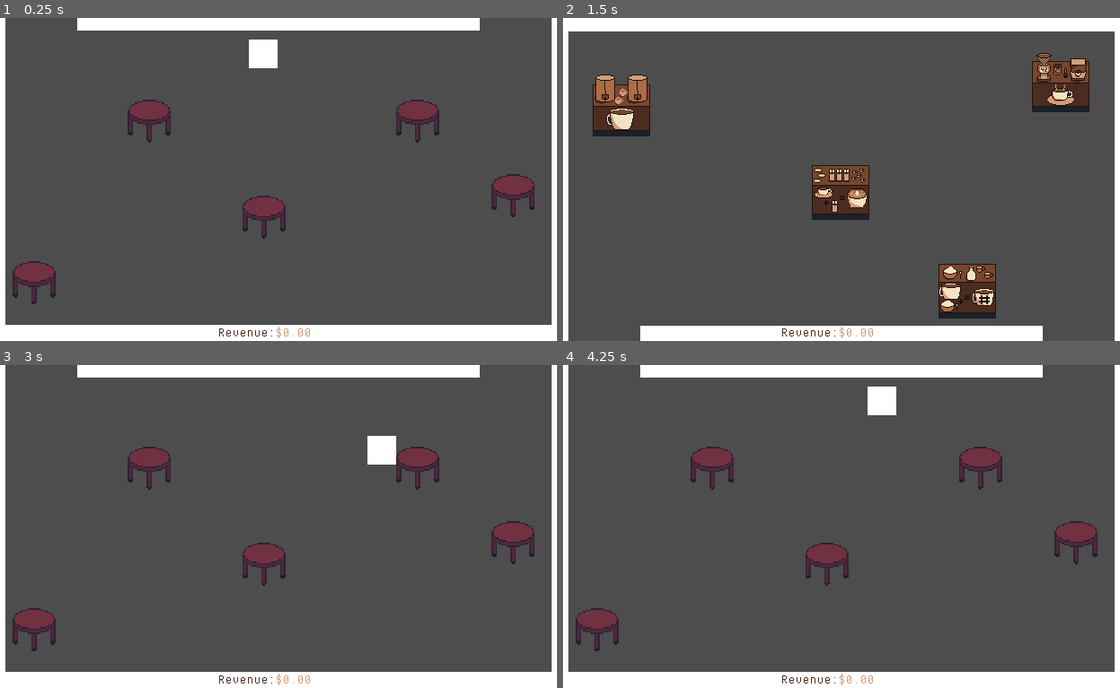
Above: before the commit, frames 1-4 (two rows, left to right).
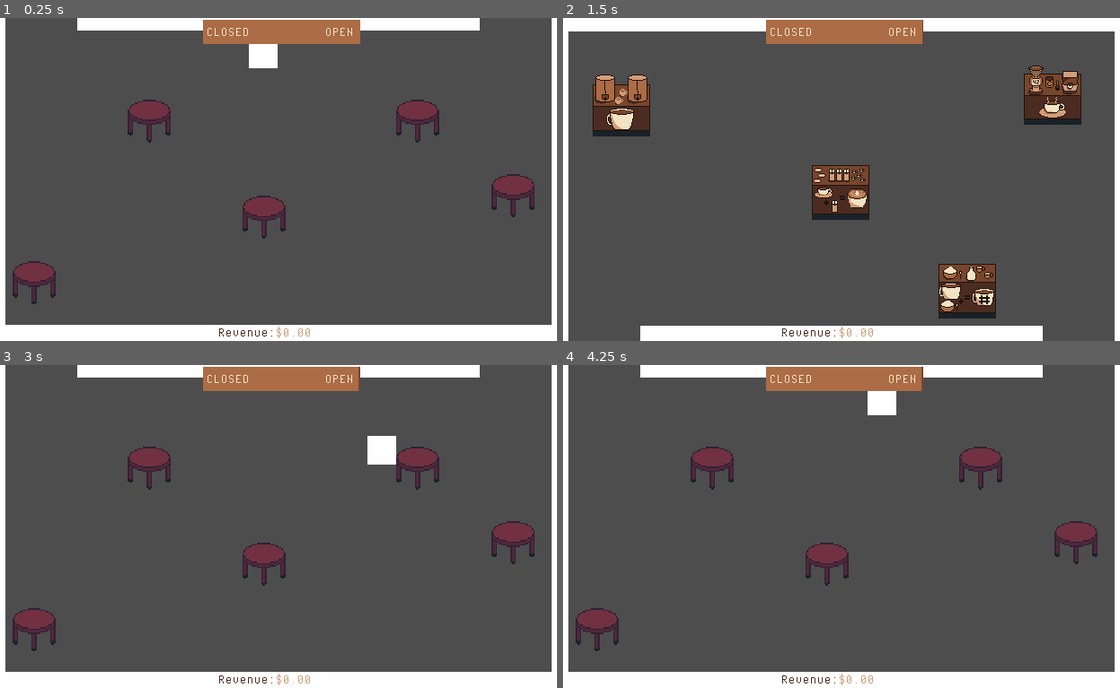
Above: after the commit, the same moments.

Repository: billbobphil/coffee-jam-2023
Game: Godot game, scene res://scenes/rootScene.tscn
The game is run twice, just before and just after one commit, with the same random seed, the same clock (stepped at 60 frames per second) and the same inputs.
Inputs:
- Up to frame 1 (0.25 s): no input
- Up to frame 2 (1.5 s): tap Enter at 0.5 s; hold D (move_right) 0.53-1.28 s; tap Tab (change_camera) at 0.6 s; tap Space (dash) at 1.25, 1.35 s; hold S (move_down) from 1.28 s (still down)
- Up to frame 3 (3 s): tap Enter at 2 s; release S (move_down) at 2.03 s; hold D (move_right) 2.03-2.78 s; tap F (interact) at 2.1 s; tap Space (dash) at 2.75 s; hold W (move_up) from 2.78 s (still down); tap Tab (change_camera) at 2.85 s
- Up to frame 4 (4.25 s): release W (move_up) at 3.53 s; hold A (move_left) from 3.53 s (still down); tap Space (dash) at 3.6 s

The runs differ from the first frame. In frame 1, 2.1% of the frame differs, in the area x 36-65%, y 0-9%; in frame 2, 4.2%, in the area x 36-95%, y 0-34%; in frame 3, 2.1%; in frame 4, 2.1%.

Commit message:
Player now shows what item is being carried. Now visual element that tracks total time remaining in the day

Diff:
--- a/scenes/player.tscn
+++ b/scenes/player.tscn
@@ -10,8 +10,14 @@
 position = Vector2(16, 16)
 script = ExtResource("1_fwv3v")
 
-[node name="Sprite2D" type="Sprite2D" parent="."]
+[node name="PlayerSprite" type="Sprite2D" parent="."]
 texture = ExtResource("2_g1qbd")
 
 [node name="CollisionShape2D" type="CollisionShape2D" parent="."]
 shape = SubResource("CircleShape2D_4qhye")
+
+[node name="ProductSprite" type="Sprite2D" parent="."]
+visible = false
+position = Vector2(0, 5)
+scale = Vector2(0.75, 0.75)
+texture = ExtResource("2_g1qbd")
--- a/scenes/rootScene.tscn
+++ b/scenes/rootScene.tscn
@@ -10,12 +10,18 @@
 [ext_resource type="Script" path="res://scripts/CustomerManager.gd" id="7_buhyn"]
 [ext_resource type="Script" path="res://scripts/OrderManager.gd" id="8_gsm2p"]
 
+[sub_resource type="StyleBoxFlat" id="StyleBoxFlat_do34n"]
+bg_color = Color(0.470588, 0.27451, 0.172549, 1)
+
+[sub_resource type="StyleBoxFlat" id="StyleBoxFlat_p1i2h"]
+bg_color = Color(0.670588, 0.423529, 0.27451, 1)
+
 [node name="Demo" type="Node2D"]
 script = ExtResource("1_84sy3")
 
-[node name="CanvasLayer" type="CanvasLayer" parent="."]
+[node name="HUD" type="CanvasLayer" parent="."]
 
-[node name="RevenueLabel" type="Label" parent="CanvasLayer"]
+[node name="RevenueLabel" type="Label" parent="HUD"]
 offset_left = 254.0
 offset_top = 342.0
 offset_right = 318.0
@@ -24,7 +30,7 @@
 theme_override_fonts/font = ExtResource("2_5e2c6")
 text = "Revenue:"
 
-[node name="RevenueText" type="Label" parent="CanvasLayer"]
+[node name="RevenueText" type="Label" parent="HUD"]
 offset_left = 318.0
 offset_top = 342.0
 offset_right = 366.0
@@ -32,6 +38,35 @@
 theme_override_colors/font_color = Color(0.819608, 0.619608, 0.47451, 1)
 theme_override_fonts/font = ExtResource("2_5e2c6")
 text = "$0.00"
+
+[node name="TimeRemainingBar" type="ProgressBar" parent="HUD"]
+offset_left = 237.0
+offset_top = 2.0
+offset_right = 412.0
+offset_bottom = 29.0
+theme_override_styles/background = SubResource("StyleBoxFlat_do34n")
+theme_override_styles/fill = SubResource("StyleBoxFlat_p1i2h")
+value = 100.0
+show_percentage = false
+
+[node name="OpenLabel" type="Label" parent="HUD/TimeRemainingBar"]
+layout_mode = 0
+offset_left = 136.0
+offset_top = 5.0
+offset_right = 176.0
+offset_bottom = 28.0
+theme_override_colors/font_color = Color(0.94902, 0.890196, 0.764706, 1)
+theme_override_fonts/font = ExtResource("2_5e2c6")
+text = "OPEN"
+
+[node name="ClosedLabel" type="Label" parent="HUD/TimeRemainingBar"]
+offset_left = 4.0
+offset_top = 5.0
+offset_right = 52.0
+offset_bottom = 28.0
+theme_override_colors/font_color = Color(0.94902, 0.890196, 0.764706, 1)
+theme_override_fonts/font = ExtResource("2_5e2c6")
+text = "CLOSED"
 
 [node name="Player" parent="." instance=ExtResource("1_fb7x5")]
 position = Vector2(303, 402)
@@ -96,7 +131,7 @@
 productType = 3
 
 [node name="EspressoStation" parent="Stations" instance=ExtResource("6_j5wo5")]
-position = Vector2(572.598, 108.832)
+position = Vector2(563.461, 131.239)
 scale = Vector2(1.01524, 1.60047)
 stationName = "Espresso"
 productType = 0
--- a/scripts/Order.gd
+++ b/scripts/Order.gd
@@ -117,7 +117,7 @@
 	isOrderOnGoing = false;
 	var payoutAmount = determinePayoutAmount();
 	payout_triggered.emit(payoutAmount);
-	player.heldProduct = null;
+	player.takeProduct();
 	customer.orderCompleted();
 	customer.assignedTable.showPayoutInfo(payoutAmount);
 	self.queue_free();
--- a/scripts/Player.gd
+++ b/scripts/Player.gd
@@ -9,6 +9,12 @@
 var isDashAvailable = true;
 var dashTimer = 0;
 var heldProduct : Product;
+
+var espressoSprite = preload("res://art/espresso-black-32x32.png");
+var coffeeSpriteZero = preload("res://art/coffee-zero-32x32.png");
+var coffeeSpriteOne = preload("res://art/coffee-one-32x32.png");
+var coffeeSpriteTwo = preload("res://art/coffee-two-32x32.png");
+var latteSprite = preload("res://art/latte-32x32.png");
 
 func _physics_process(delta):
 	var direction = Input.get_vector("move_left", "move_right", "move_up", "move_down")
@@ -43,7 +49,6 @@
 	return false;
 
 func giveProduct(product : Product):
-	#TODO; should probably have different classes that are extensions of products?
 	if(heldProduct == null):
 		heldProduct = product;
 		print("Player was given product to hold");
@@ -55,3 +60,28 @@
 		if(product.type == Product.productTypes.steamedMilk):
 			heldProduct.espressoHasSteamedMilk = true;
 			print("Espresso was combined with steamed milk");
+	setProductSprite();
+
+func takeProduct():
+	heldProduct = null;
+	setProductSprite();
+
+func setProductSprite():
+	if(heldProduct == null):
+		$ProductSprite.visible = false;
+		return;
+	elif(heldProduct.type == Product.productTypes.espresso):
+		if(heldProduct.espressoHasSteamedMilk):
+			$ProductSprite.texture = latteSprite;
+		else:
+			$ProductSprite.texture = espressoSprite;
+	elif(heldProduct.type == Product.productTypes.coffee):
+		if(heldProduct.numberOfSugarAndCreamInCoffee == 0):
+			$ProductSprite.texture = coffeeSpriteZero;
+		elif(heldProduct.numberOfSugarAndCreamInCoffee == 1):
+			$ProductSprite.texture = coffeeSpriteOne;
+		elif(heldProduct.numberOfSugarAndCreamInCoffee == 2):
+			$ProductSprite.texture = coffeeSpriteTwo;
+		pass;
+
+	$ProductSprite.visible = true;
--- a/scripts/gameManager.gd
+++ b/scripts/gameManager.gd
@@ -9,14 +9,28 @@
 var kitchenCamera;
 var storefrontCamera;
 var totalRevenue : float = 0;
+@export var dayLength: float = 300;
+var dayTimer = 0;
+var timeRemainingBar;
+var isShopOpen : bool = true;
 
 func _ready():
 	kitchenCamera = $KitchenCamera;
 	storefrontCamera = $StorefrontCamera;
+	timeRemainingBar = get_node("HUD/TimeRemainingBar");
+	dayTimer = dayLength;
 	get_node("OrderManager").payout_triggered.connect(_on_payout_triggered);
 
 # Called every frame. 'delta' is the elapsed time since the previous frame.
 func _process(delta):
+	if(dayTimer > 0 && isShopOpen):
+		dayTimer -= delta;
+		timeRemainingBar.value = (dayTimer / dayLength) * 100;
+	elif(dayTimer <= 0 && isShopOpen):
+		#TODO: neeed to trigger end of day stuff
+		print("Day ended");
+		isShopOpen = false;
+
 	if(Input.is_action_just_pressed("change_camera")):
 		change_camera("button");
 
@@ -44,4 +58,4 @@
 func _on_payout_triggered(amount : float):
 	print("Payout triggered");
 	totalRevenue += amount;
-	get_node("CanvasLayer/RevenueText").text = "$" + str(totalRevenue);
+	get_node("HUD/RevenueText").text = "$" + str(totalRevenue);
Not shown: 1 places in scenes/rootScene.tscn that only renumber resources
